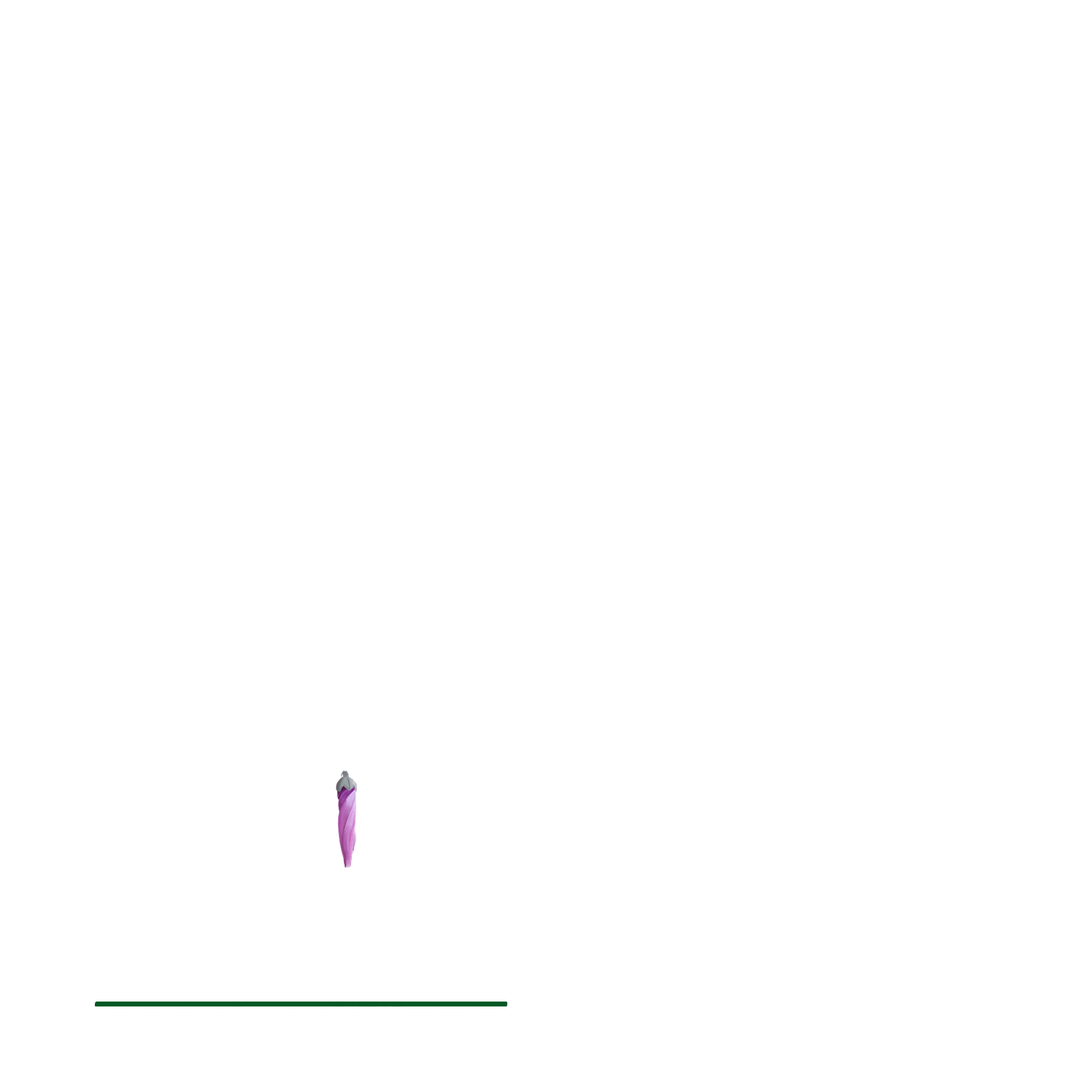
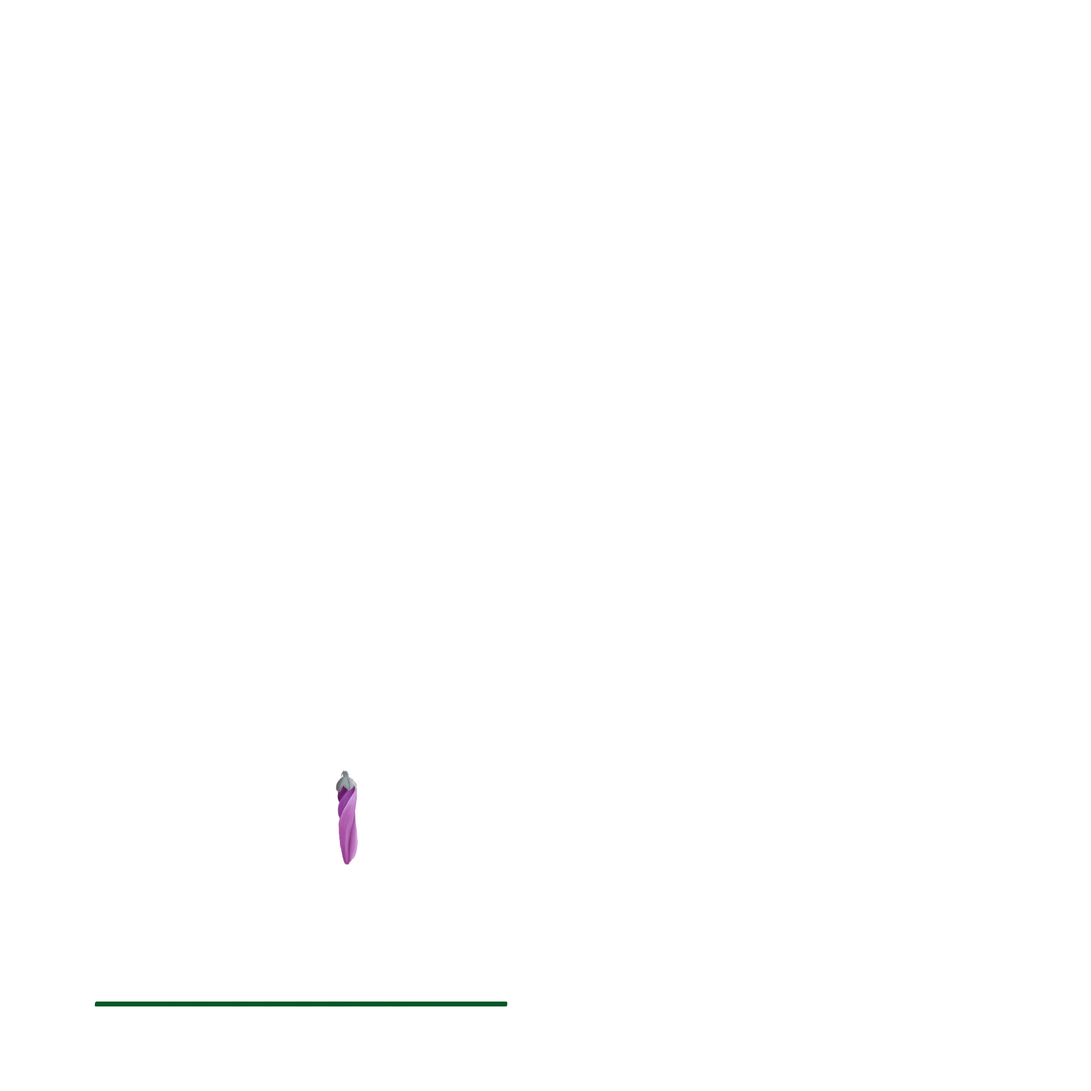
Two versions of the same layered image (1091x1091). Layer-by-layer changes:
showed group "Group 16" (7 layers) over [329, 778, 400, 867]
hid group "Group 15" (8 layers) over [336, 778, 400, 869]
painted on "Layer 45" over [348, 863, 352, 869]
painted on "Layer 52" over [345, 863, 351, 869]
painted on "Layer 44" over [343, 858, 348, 869]
